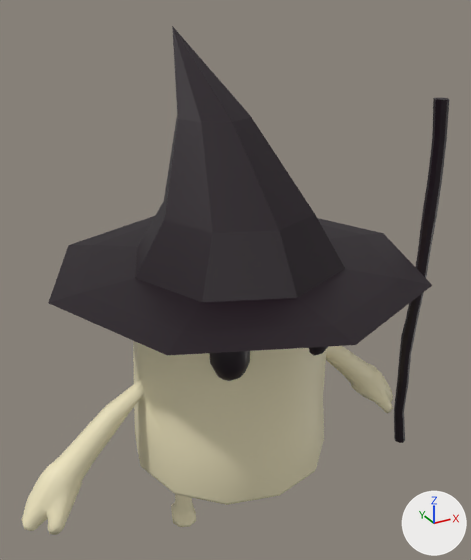
Before and after pictures for a commit that changed the Blender file Marshmallow.blend.
Rendered twice from a camera (50 mm lens) standing at (-2.62, -4.86, 4.97) and looking at (0.06, 0.01, 2.54). Lighting does not change. The marker at lower right points along +X, +Y and +Z.

The first picture shows 'Marshmellow', 'WitchHat', 'WitchStick'.
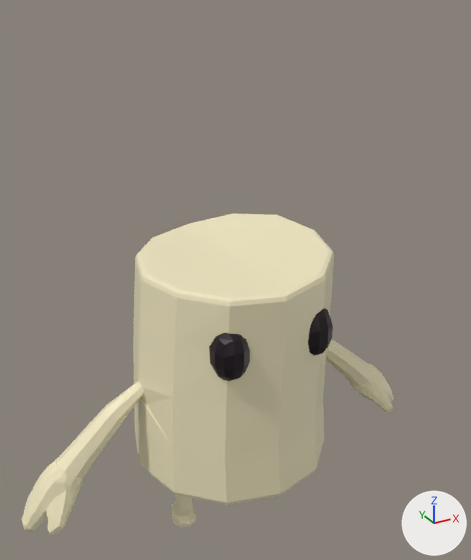
Diff of the bpy script that builds the scene:
```diff
--- a/Marshmallow.blend.py
+++ b/Marshmallow.blend.py
@@ ob_witchhat @@
 ob_witchhat.location = (0.0, 0.0, 0.0)
+ob_witchhat.hide_set(True)
@@ ob_witchstick @@
 ob_witchstick.scale = (0.0636, 0.0636, 1.99)
+ob_witchstick.hide_set(True)
```

Pixel boxes [x1, y1, x2, y2] of what changed, in the pictures (471 x 560 px):
'WitchHat', hidden (black): before [48, 26, 432, 355]
'WitchStick', hidden (black): before [394, 98, 449, 443]
